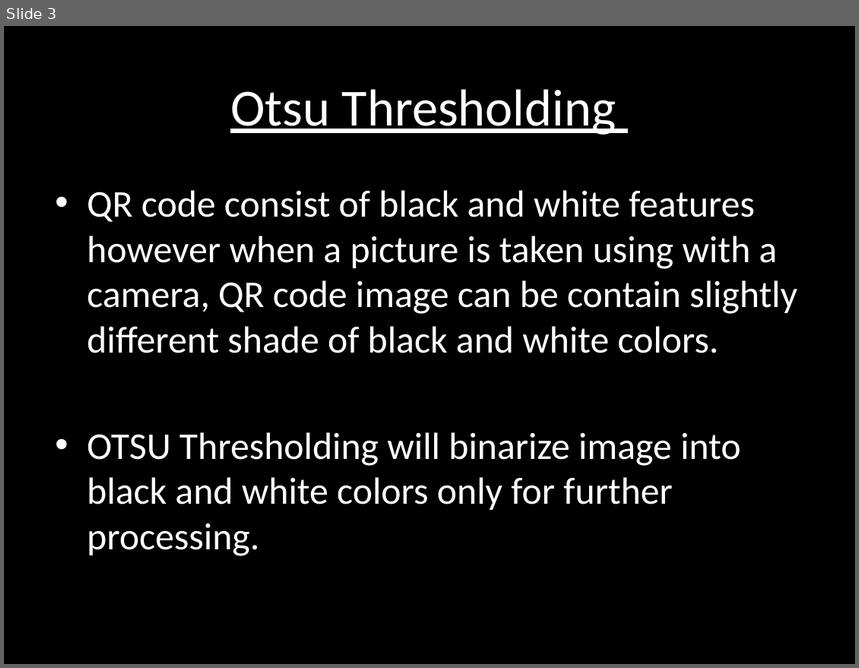
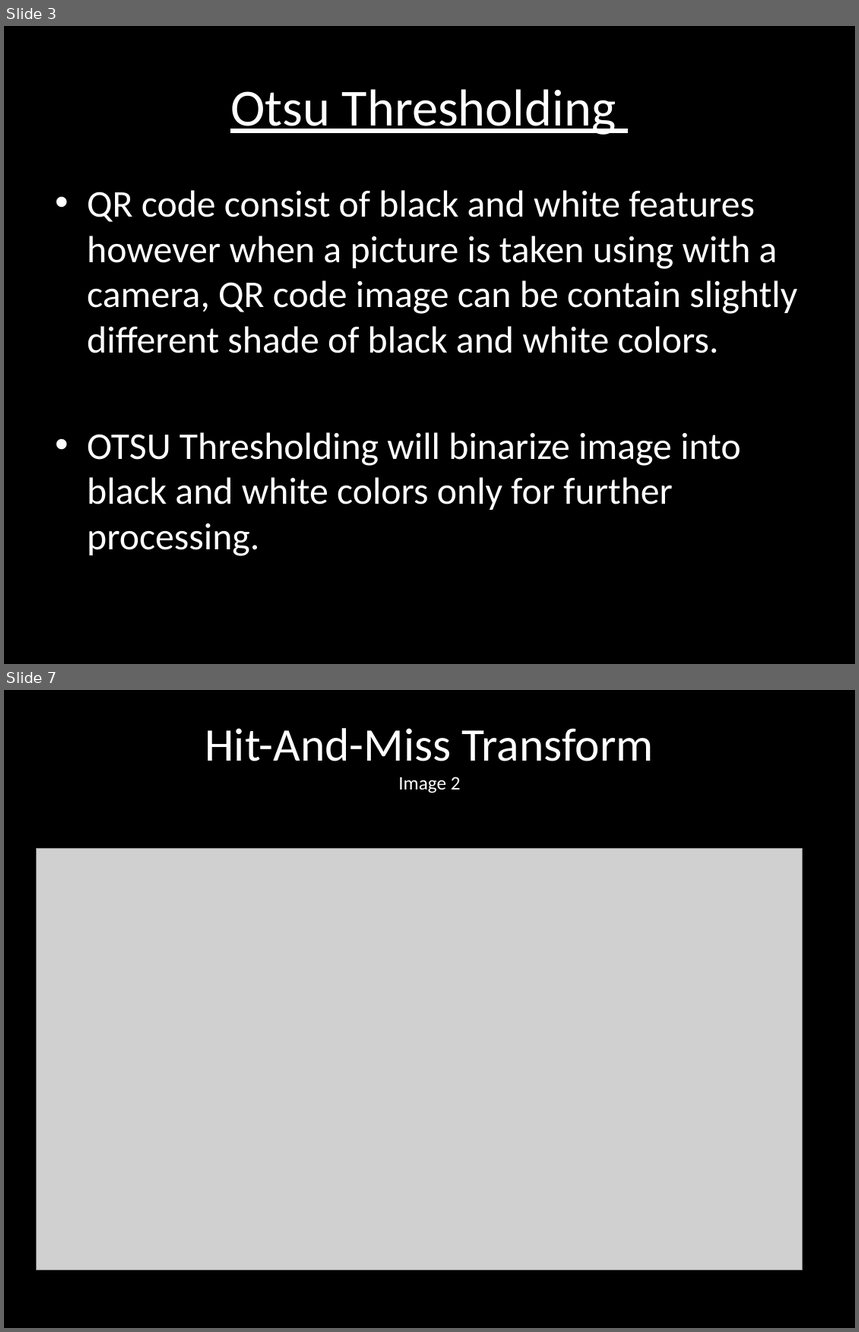
Before and after one commit to kevinduraj/Detect-QR-Code, a slide deck: ComputerVision-KevinDuraj.pptx. Shown one above the other, each under a label of ours: slide 3 before the commit, slides 3 and 7 after it; the slides between them are not shown. The pictures are 859x668 and 859x1332 pixels, drawn with LibreOffice and Linux fonts; fonts in the diff are those of the drawing; grey boxes stand for pictures. Boxes give left, top, right and bottom in pixels: in the first picture for what was removed or moved away, otherwise in the second. Text is boxed around its words. In the diff, an @@ line names an element or a change of style, - is before the commit and + after.

```diff
--- a/ComputerVision-KevinDuraj.pptx
+++ b/ComputerVision-KevinDuraj.pptx
@@ slide 7 added at (x1=4, y1=690, x2=855, y2=1328), background #000000 @@
@@ title added at (x1=205, y1=728, x2=654, y2=793), 39.6 pt, text #FFFFFF @@
+Hit-And-Miss Transform
+Image 2
@@ picture added at (x1=37, y1=848, x2=803, y2=1270) @@
```
Also in this commit, not shown: 1 slide changed, 5 other slides added, 3 other files.
